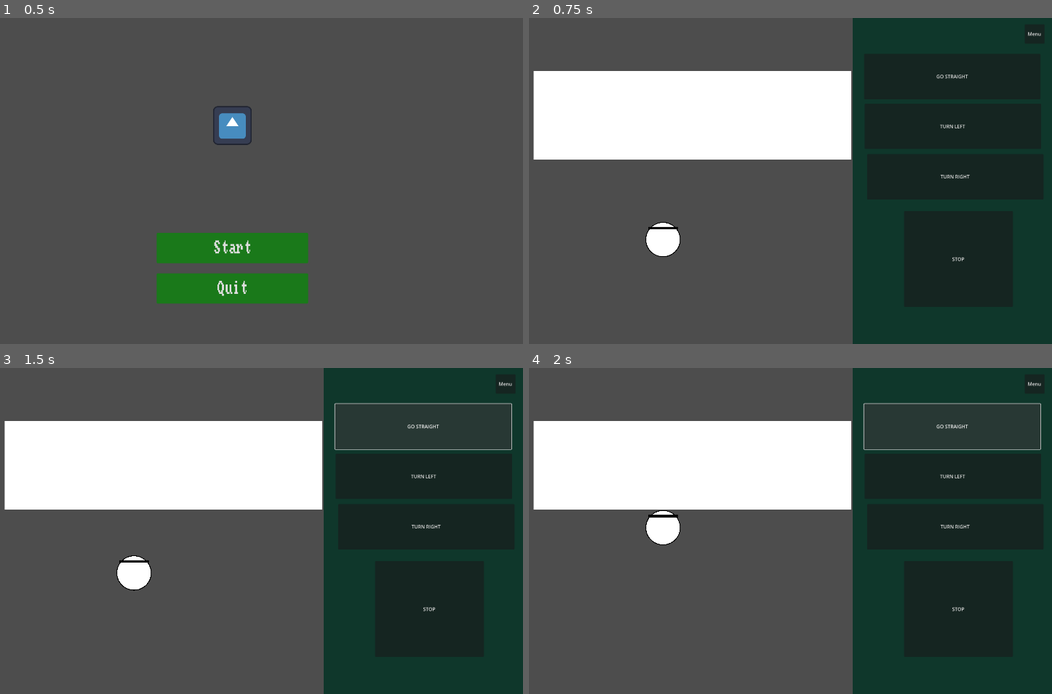
Above: before the commit, frames 1-4 (two rows, left to right).
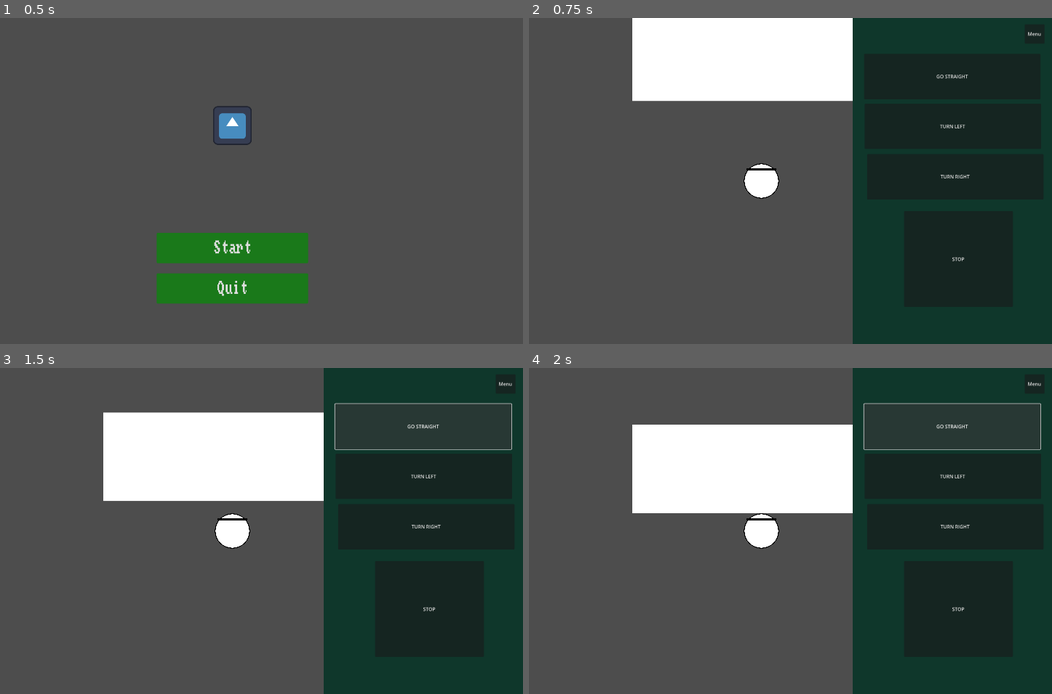
Above: after the commit, the same moments.

Repository: Undalevein/Game-Jam-2026-Eye-Spy
Game: Godot game, scene res://Scenes/Game/game.tscn
The game is run twice, just before and just after one commit, with the same random seed, the same clock (stepped at 60 frames per second) and the same inputs. The engine's default icon, where the game draws it, is replaced by a stand-in: a white triangle on a blue panel in a dark square.
Inputs:
- Up to frame 1 (0.5 s): no input
- Up to frame 2 (0.75 s): click "Start" at 0.5 s
- Up to frame 3 (1.5 s): click "GO STRAIGHT" at 1.25 s
- Up to frame 4 (2 s): no input

Frame 1 is identical in both runs. In frame 2, 21% of the frame differs, in the area x 0-62%, y 0-74%; in frame 3, 8.6%; in frame 4, 7.3%.

Commit message:
Added pausing and few more levels

Diff:
--- a/Scenes/Level1/level_1.gd
+++ b/Scenes/Level1/level_1.gd
@@ -4,18 +4,22 @@
 signal level_completed
 
 func _on_visibility_changed() -> void:
+	# Check if we are starting the game.
 	if visible:
 		$UI/GameInterface.visible = true
+		get_tree().paused = false
 
 func _process(delta: float):
 	pass
 
-func _input(input: InputEvent):
+func _unhandled_input(event: InputEvent) -> void:
 	if Input.is_action_just_pressed("Escape"):
 		$UI/PauseMenu.visible = not $UI/PauseMenu.visible
+		get_tree().paused = not get_tree().paused
 
 func _on_game_interface_escape() -> void:
 	$UI/PauseMenu.visible = true
+	get_tree().paused = true
 
 func _on_game_interface_walk_forward() -> void:
 	$Player.walk_forward()
@@ -31,6 +35,7 @@
 
 func _on_pause_menu_continue_game() -> void:
 	$UI/PauseMenu.visible = false
+	get_tree().paused = false
 
 func _on_pause_menu_return_to_menu() -> void:
 	return_to_menu.emit()
--- a/Scenes/Level1/level_1.tscn
+++ b/Scenes/Level1/level_1.tscn
@@ -11,25 +11,33 @@
 size = Vector2(1052, 296)
 
 [node name="Level1" type="Node2D"]
+process_mode = 3
 script = ExtResource("1_pylp5")
 
 [node name="Player" parent="." instance=ExtResource("2_iyse3")]
+process_mode = 1
 position = Vector2(635, 734)
 walking_speed = 300.0
 
-[node name="StaticBody2D" type="StaticBody2D" parent="."]
-position = Vector2(733, 322)
-scale = Vector2(1049.5, 293.5)
+[node name="GameObjects" type="Node2D" parent="."]
+process_mode = 1
+position = Vector2(635, 734)
+scale = Vector2(0.1, 0.1)
 
-[node name="MeshInstance2D" type="MeshInstance2D" parent="StaticBody2D"]
+[node name="StaticBody2D" type="StaticBody2D" parent="GameObjects"]
+position = Vector2(980, -4120)
+scale = Vector2(10494.999, 2934.9998)
+
+[node name="MeshInstance2D" type="MeshInstance2D" parent="GameObjects/StaticBody2D"]
 mesh = SubResource("QuadMesh_iyse3")
 
-[node name="CollisionShape2D" type="CollisionShape2D" parent="StaticBody2D"]
+[node name="CollisionShape2D" type="CollisionShape2D" parent="GameObjects/StaticBody2D"]
 position = Vector2(-0.00095283985, 0)
 scale = Vector2(0.0009528347, 0.003407155)
 shape = SubResource("RectangleShape2D_0q28u")
 
 [node name="UI" type="CanvasLayer" parent="."]
+process_mode = 3
 
 [node name="GameInterface" parent="UI" instance=ExtResource("3_la6op")]
 visible = false
--- a/Scenes/Level2/level_2.tscn
+++ b/Scenes/Level2/level_2.tscn
@@ -1,6 +1,45 @@
-[gd_scene load_steps=2 format=3 uid="uid://pci8y50bj2mv"]
+[gd_scene load_steps=7 format=3 uid="uid://pci8y50bj2mv"]
 
 [ext_resource type="Script" uid="uid://clv6yr87povhf" path="res://Scenes/Level2/level_2.gd" id="1_hp1rf"]
+[ext_resource type="PackedScene" uid="uid://bkiom600l0aa6" path="res://Scenes/Player/player.tscn" id="2_dbdtm"]
+[ext_resource type="PackedScene" uid="uid://xcbhh04btsa7" path="res://Scenes/GameInterface/game_interface.tscn" id="3_gted6"]
+[ext_resource type="PackedScene" uid="uid://cu4nq7khuo13p" path="res://Scenes/PauseMenu/pause_menu.tscn" id="4_0u6qp"]
+
+[sub_resource type="QuadMesh" id="QuadMesh_od0tw"]
+
+[sub_resource type="RectangleShape2D" id="RectangleShape2D_50k73"]
+size = Vector2(1052, 296)
 
 [node name="Level2" type="Node2D"]
 script = ExtResource("1_hp1rf")
+
+[node name="Player" parent="." instance=ExtResource("2_dbdtm")]
+process_mode = 1
+position = Vector2(635, 734)
+walking_speed = 300.0
+
+[node name="GameObjects" type="Node2D" parent="."]
+process_mode = 1
+position = Vector2(635, 734)
+scale = Vector2(0.1, 0.1)
+
+[node name="StaticBody2D" type="StaticBody2D" parent="GameObjects"]
+position = Vector2(980, -4120)
+scale = Vector2(10494.999, 2934.9998)
+
+[node name="MeshInstance2D" type="MeshInstance2D" parent="GameObjects/StaticBody2D"]
+mesh = SubResource("QuadMesh_od0tw")
+
+[node name="CollisionShape2D" type="CollisionShape2D" parent="GameObjects/StaticBody2D"]
+position = Vector2(-0.00095283985, 0)
+scale = Vector2(0.0009528347, 0.003407155)
+shape = SubResource("RectangleShape2D_50k73")
+
+[node name="UI" type="CanvasLayer" parent="."]
+process_mode = 3
+
+[node name="GameInterface" parent="UI" instance=ExtResource("3_gted6")]
+visible = false
+
+[node name="PauseMenu" parent="UI" instance=ExtResource("4_0u6qp")]
+visible = false
--- a/Scenes/Level3/level_3.tscn
+++ b/Scenes/Level3/level_3.tscn
@@ -1,6 +1,45 @@
-[gd_scene load_steps=2 format=3 uid="uid://cq8tcw283lqtk"]
+[gd_scene load_steps=7 format=3 uid="uid://cq8tcw283lqtk"]
 
 [ext_resource type="Script" uid="uid://ciscmsu263r4g" path="res://Scenes/Level3/level_3.gd" id="1_ngiah"]
+[ext_resource type="PackedScene" uid="uid://bkiom600l0aa6" path="res://Scenes/Player/player.tscn" id="2_mmvth"]
+[ext_resource type="PackedScene" uid="uid://xcbhh04btsa7" path="res://Scenes/GameInterface/game_interface.tscn" id="3_t2rjc"]
+[ext_resource type="PackedScene" uid="uid://cu4nq7khuo13p" path="res://Scenes/PauseMenu/pause_menu.tscn" id="4_62ljv"]
+
+[sub_resource type="QuadMesh" id="QuadMesh_oo3du"]
+
+[sub_resource type="RectangleShape2D" id="RectangleShape2D_8nrjo"]
+size = Vector2(1052, 296)
 
 [node name="Level3" type="Node2D"]
 script = ExtResource("1_ngiah")
+
+[node name="Player" parent="." instance=ExtResource("2_mmvth")]
+process_mode = 1
+position = Vector2(635, 734)
+walking_speed = 300.0
+
+[node name="GameObjects" type="Node2D" parent="."]
+process_mode = 1
+position = Vector2(635, 734)
+scale = Vector2(0.1, 0.1)
+
+[node name="StaticBody2D" type="StaticBody2D" parent="GameObjects"]
+position = Vector2(980, -4120)
+scale = Vector2(10494.999, 2934.9998)
+
+[node name="MeshInstance2D" type="MeshInstance2D" parent="GameObjects/StaticBody2D"]
+mesh = SubResource("QuadMesh_oo3du")
+
+[node name="CollisionShape2D" type="CollisionShape2D" parent="GameObjects/StaticBody2D"]
+position = Vector2(-0.00095283985, 0)
+scale = Vector2(0.0009528347, 0.003407155)
+shape = SubResource("RectangleShape2D_8nrjo")
+
+[node name="UI" type="CanvasLayer" parent="."]
+process_mode = 3
+
+[node name="GameInterface" parent="UI" instance=ExtResource("3_t2rjc")]
+visible = false
+
+[node name="PauseMenu" parent="UI" instance=ExtResource("4_62ljv")]
+visible = false
--- a/Scenes/Player/player.tscn
+++ b/Scenes/Player/player.tscn
@@ -10,6 +10,9 @@
 scale = Vector2(0.1, 0.1)
 script = ExtResource("1_uvnfx")
 
+[node name="Camera2D" type="Camera2D" parent="."]
+scale = Vector2(0.99999994, 0.99999994)
+
 [node name="PlayerTemp" type="Sprite2D" parent="."]
 texture = ExtResource("2_a3d8c")
 
Not shown, added: README.md
